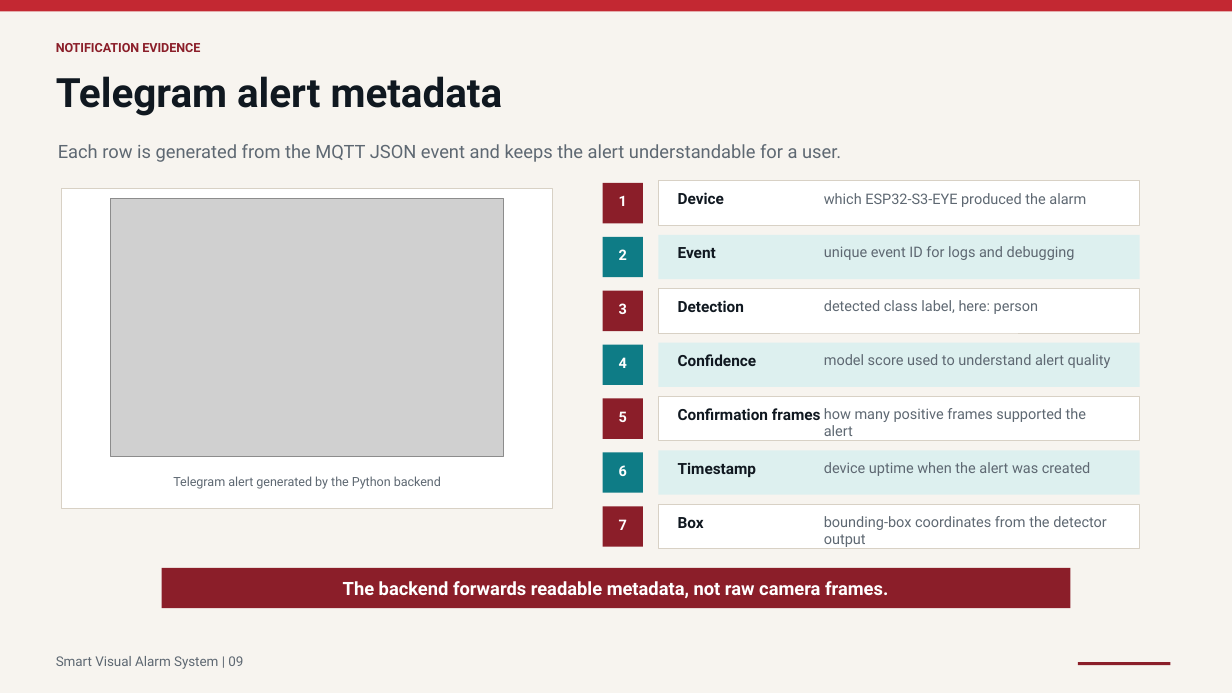
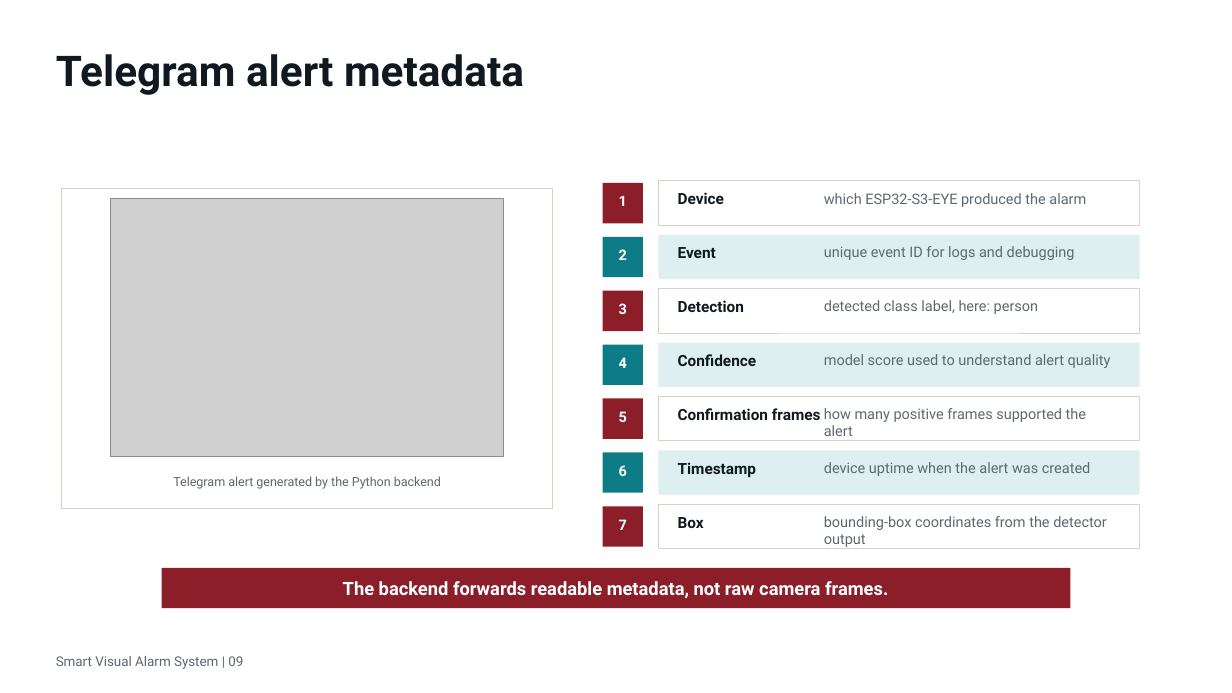
Before and after one commit to ernyei13/iot-project-pedestrian-detector, a slide deck: slide 9 of presentation.pptx. Drawn at 1232x693 pixels with LibreOffice and Linux fonts; fonts in the diff are those of the drawing; grey boxes stand for pictures. Boxes give left, top, right and bottom in pixels: in the first picture for what was removed or moved away, otherwise in the second. Text is boxed around its words. In the diff, an @@ line names an element or a change of style, - is before the commit and + after.

```diff
--- a/presentation.pptx
+++ b/presentation.pptx
@@ rectangle removed at [0,0,1232,693] @@
@@ rectangle removed at [0,0,1232,11] @@
@@ text "Telegram alert metadata": place and size @@
-text "Telegram alert metadata" at [56,76,503,116]
+text "Telegram alert metadata" at [56,54,524,95]
@@ text "Telegram alert metadata" at [56,54,524,95]: size 31.5 to 33 pt @@
@@ text removed at [56,43,200,52] @@
-NOTIFICATION EVIDENCE
@@ text removed at [58,144,841,162] @@
-Each row is generated from the MQTT JSON event and keeps the alert understandable for a user.
@@ rectangle removed at [1079,663,1171,665] @@
```
Also in this commit, not shown: 10 other slides changed, 1 slide added, 1 other file.
